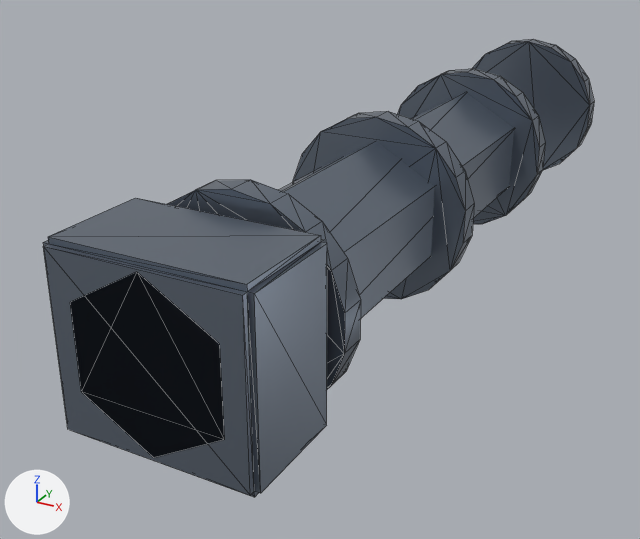
Two versions of the glTF model prototype/assets/models/parts/ion_cannon_housing.glb, one commit apart.
Camera for both pictures: a camera (50 mm lens) standing at (0.691, -1.381, 0.589) and looking at (-0.127, 0.106, -0.154). The lights are fixed; the arrows at lower left show +X, +Y and +Z. The first picture is the older version. Mesh edges are drawn as thin lines. Vertices at exactly the same position are counted once.

The first picture shows 'ion_cannon_housing'.
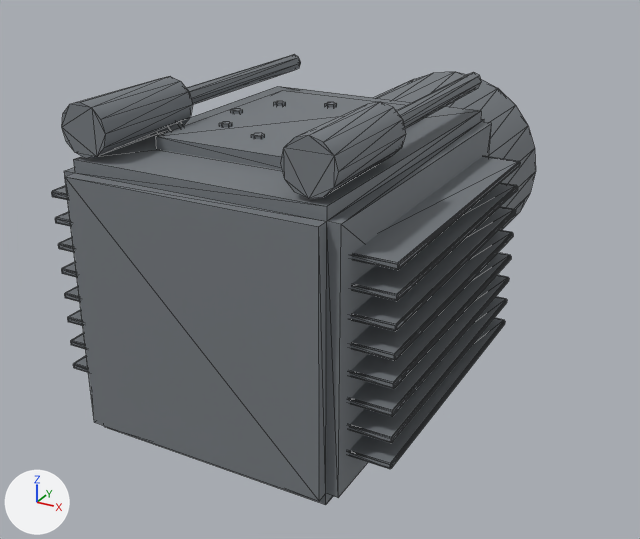
Patch to the scene script:
```diff
--- a/prototype/assets/models/parts/ion_cannon_housing.glb.py
+++ b/prototype/assets/models/parts/ion_cannon_housing.glb.py
@@ mat_ion_cannon_housing_mat @@
 mat_ion_cannon_housing_mat.base_color = (0.2, 0.24, 0.3)  # greyish blue #7c8695
-mat_ion_cannon_housing_mat.metallic = 0.75
-mat_ion_cannon_housing_mat.roughness = 0.3
+mat_ion_cannon_housing_mat.metallic = 0.35
+mat_ion_cannon_housing_mat.roughness = 0.72
@@ me_ion_cannon_housing_mesh @@
-me_ion_cannon_housing_mesh.from_pydata(...)  # 188 vertices, 352 faces; spans x -0.18..0.18, y -0.6..1.11, z -0.19..0.19
+me_ion_cannon_housing_mesh.from_pydata(...)  # 992 vertices, 1784 faces; spans x -0.29..0.29, y -0.5..0.5, z -0.31..0.31
+# me_ion_cannon_housing_mesh part 1: a new loose piece, a 12-sided cylinder along y spanning x 0.14..0.22, y -0.48..-0.28, z 0.23..0.31, in mat_ion_cannon_housing_mat (grey #81868b)
+# me_ion_cannon_housing_mesh part 2: the loose piece of 32 vertices spanning x -0.17..0.17, y -0.6..-0.4, z -0.15..0.15 is scaled about its middle by (1.31, 3.08, 1.43), then moved by (0.0, 0.3, 0.0)
+# me_ion_cannon_housing_mesh part 3: a new loose piece, a 12-sided cylinder along y spanning x -0.22..-0.14, y -0.48..-0.28, z 0.23..0.31, in mat_ion_cannon_housing_mat (grey #81868b)
+# me_ion_cannon_housing_mesh part 4: a new loose piece, an 8-sided cylinder along y spanning x 0.165..0.195, y -0.32..0.1, z 0.255..0.285, in mat_ion_cannon_housing_mat (grey #81868b)
+# me_ion_cannon_housing_mesh part 5: a new loose piece, an 8-sided cylinder along y spanning x -0.195..-0.165, y -0.32..0.1, z 0.255..0.285, in mat_ion_cannon_housing_mat (grey #81868b)
+# me_ion_cannon_housing_mesh part 6: a new loose piece, a box spanning x -0.135..0.135, y -0.38..-0.02, z 0.224..0.244, in mat_ion_cannon_housing_mat (grey #81868b)
+# me_ion_cannon_housing_mesh part 7: the loose piece of 12 vertices spanning x -0.12..0.12, y -0.6..0.6, z -0.14..0.14 is turned -90 degrees about the x axis through its middle and scaled by 0.0195, then moved by (0.11, -0.2, 0.24)
+# me_ion_cannon_housing_mesh part 8: a new loose piece, a 6-sided cylinder along z spanning x -0.009..0.009, y -0.097..-0.078, z 0.228..0.249, in mat_ion_cannon_housing_mat (grey #81868b)
+# me_ion_cannon_housing_mesh part 9: a new loose piece, a 6-sided cylinder along z spanning x -0.088..-0.071, y -0.13..-0.11, z 0.228..0.249, in mat_ion_cannon_housing_mat (grey #81868b)
+# me_ion_cannon_housing_mesh part 10: a new loose piece, a 6-sided cylinder along z spanning x -0.121..-0.104, y -0.21..-0.19, z 0.228..0.249, in mat_ion_cannon_housing_mat (grey #81868b)
+# me_ion_cannon_housing_mesh part 11: a new loose piece, a 6-sided cylinder along z spanning x -0.088..-0.071, y -0.29..-0.27, z 0.228..0.249, in mat_ion_cannon_housing_mat (grey #81868b)
+# me_ion_cannon_housing_mesh part 12: a new loose piece, a 6-sided cylinder along z spanning x -0.009..0.009, y -0.322..-0.303, z 0.228..0.249, in mat_ion_cannon_housing_mat (grey #81868b)
+# me_ion_cannon_housing_mesh part 13: a new loose piece, a 24-sided cylinder along y spanning x -0.2..0.2, y 0.1..0.5, z -0.2..0.2, in mat_ion_cannon_housing_mat (grey #81868b)
+# me_ion_cannon_housing_mesh part 14: the loose piece of 36 vertices spanning x -0.18..0.18, y -0.39..-0.34, z -0.19..0.19 is deleted
+# me_ion_cannon_housing_mesh part 15: the loose piece of 36 vertices spanning x -0.18..0.18, y 0.09..0.15, z -0.19..0.19 is deleted
+# me_ion_cannon_housing_mesh part 16: the loose piece of 36 vertices spanning x -0.18..0.18, y 0.57..0.63, z -0.19..0.19 is deleted
+# me_ion_cannon_housing_mesh part 17: the loose piece of 36 vertices spanning x -0.18..0.18, y 1.06..1.11, z -0.19..0.19 is deleted
+# me_ion_cannon_housing_mesh part 18: 544 vertices added at x -0.29..0.29, y -0.45..0.05, z -0.28..0.28
+# other edits to the shape of me_ion_cannon_housing_mesh do not show in these pictures
 me_ion_cannon_housing_mesh.materials.append(mat_ion_cannon_housing_mat)
```

Location of each change, (x1, y1, x2, y2) in pixels of the pictures (640 x 539 px; the box of a moved part takes in the faces that stretch with it):
'ion_cannon_housing', surface changed, reshaped (12% narrower)
    before: (43, 39, 594, 497)
    after: (51, 54, 536, 505)
part 1 of me_ion_cannon_housing_mesh, added
    after: (281, 102, 406, 199)
part 2 of me_ion_cannon_housing_mesh, moved or reshaped
    before: (43, 198, 327, 497)
    after: (64, 86, 492, 505)
part 3 of me_ion_cannon_housing_mesh, added
    after: (62, 76, 193, 158)
part 4 of me_ion_cannon_housing_mesh, added
    after: (396, 72, 482, 128)
part 5 of me_ion_cannon_housing_mesh, added
    after: (187, 54, 301, 104)
part 6 of me_ion_cannon_housing_mesh, added
    after: (156, 90, 405, 170)
part 7 of me_ion_cannon_housing_mesh, moved or reshaped (not visible afterwards)
    before: (70, 92, 514, 457)
part 8 of me_ion_cannon_housing_mesh, added
    after: (325, 102, 337, 107)
part 9 of me_ion_cannon_housing_mesh, added
    after: (274, 101, 286, 106)
part 10 of me_ion_cannon_housing_mesh, added
    after: (231, 108, 243, 114)
part 11 of me_ion_cannon_housing_mesh, added
    after: (219, 121, 232, 127)
part 12 of me_ion_cannon_housing_mesh, added
    after: (251, 133, 265, 139)
part 13 of me_ion_cannon_housing_mesh, added
    after: (373, 72, 536, 230)
part 14 of me_ion_cannon_housing_mesh, deleted
    before: (168, 180, 361, 389)
part 15 of me_ion_cannon_housing_mesh, deleted
    before: (293, 111, 474, 299)
part 16 of me_ion_cannon_housing_mesh, deleted
    before: (398, 68, 545, 224)
part 17 of me_ion_cannon_housing_mesh, deleted
    before: (472, 39, 594, 171)
part 18 of me_ion_cannon_housing_mesh, added
    after: (51, 123, 520, 469)
